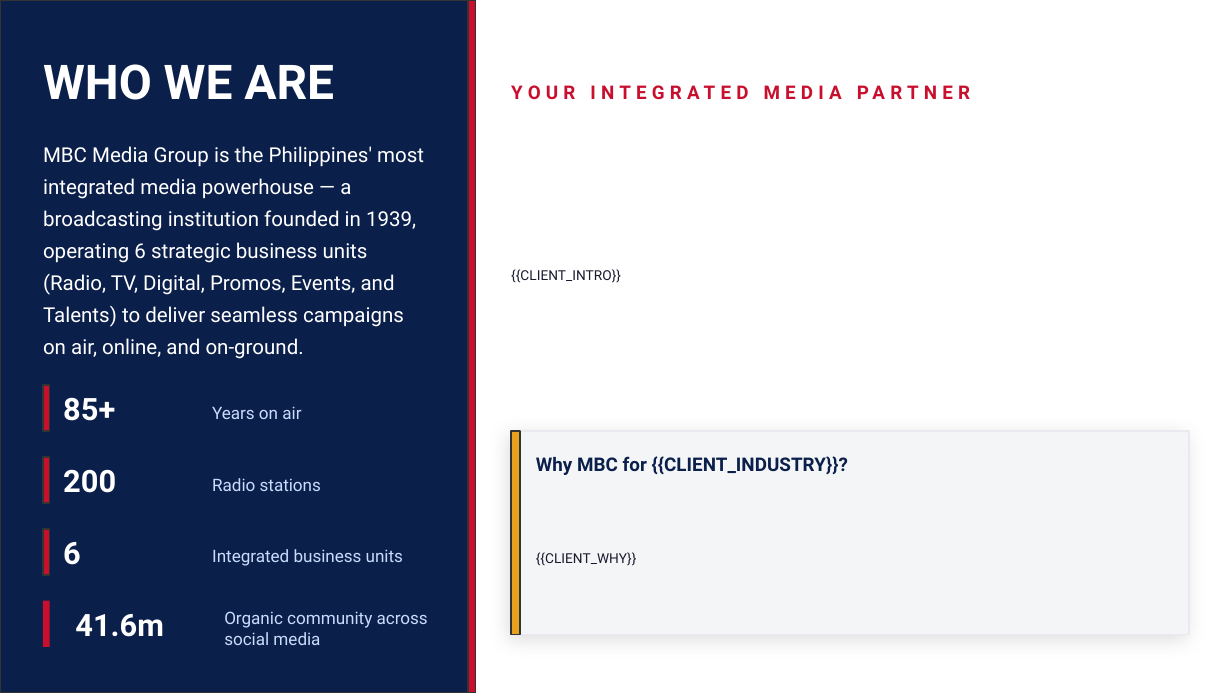
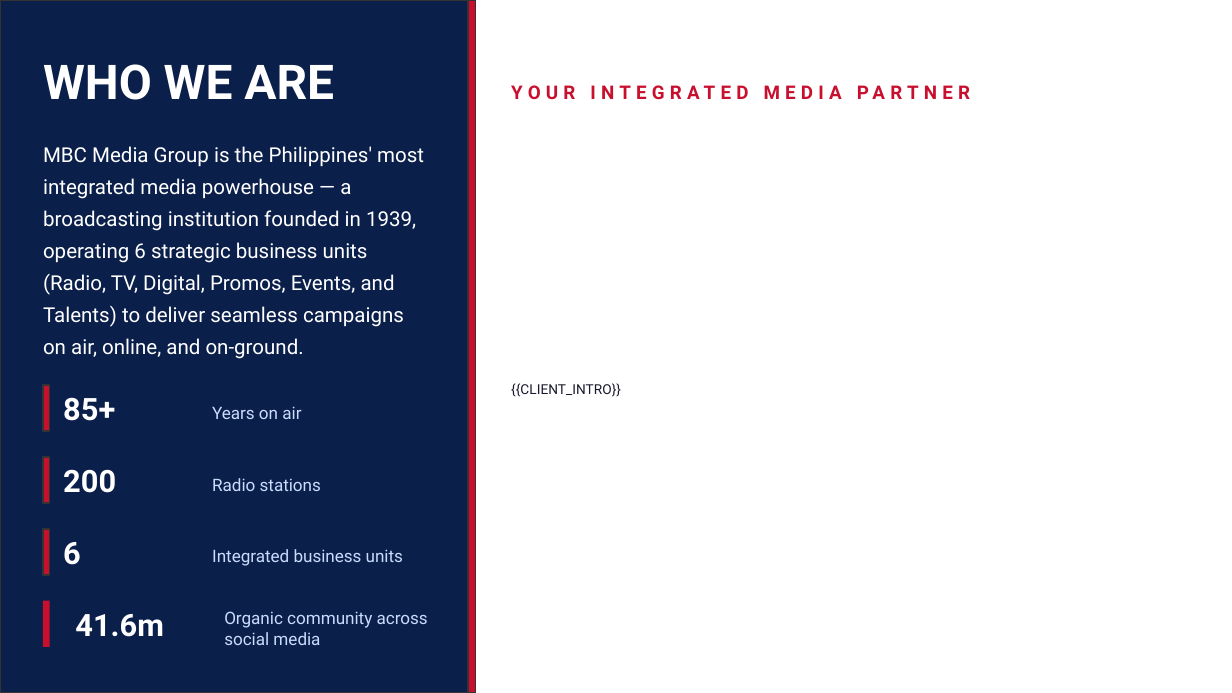
Before and after one commit to reesetirona/mbc-media-kit, a slide deck: slide 2 of master-deck/MBC_MASTER_DECK.pptx. Drawn at 1232x693 pixels with LibreOffice and Linux fonts; fonts in the diff are those of the drawing. Boxes give left, top, right and bottom in pixels: in the first picture for what was removed or moved away, otherwise in the second. Text is boxed around its words. In the diff, an @@ line names an element or a change of style, - is before the commit and + after.

```diff
--- a/master-deck/MBC_MASTER_DECK.pptx
+++ b/master-deck/MBC_MASTER_DECK.pptx
@@ text "{{CLIENT_INTRO}}": place and size @@
-text "{{CLIENT_INTRO}}" at (511, 269, 621, 283)
+text "{{CLIENT_INTRO}}" at (511, 383, 621, 397)
@@ rectangle removed at (511, 431, 1189, 634) @@
@@ rectangle removed at (511, 431, 520, 634) @@
@@ text removed at (536, 456, 848, 475) @@
-Why MBC for {{CLIENT_INDUSTRY}}?
@@ text removed at (536, 552, 637, 566) @@
-{{CLIENT_WHY}}
```
Also in this commit, not shown: 3 other slides changed, 4 slides added.
